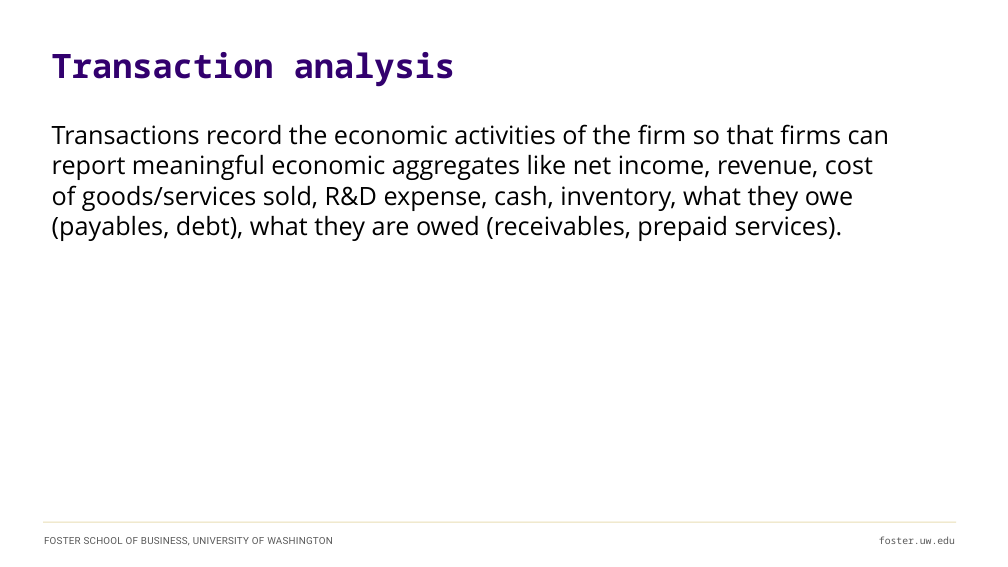
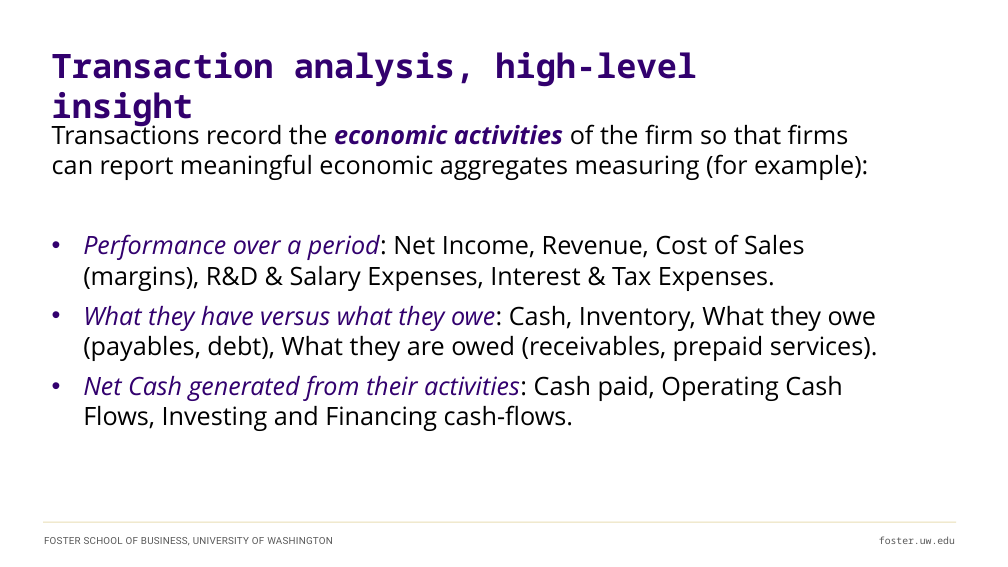
Before and after one commit to ashercurtis/slides.io, a slide deck: slide 13 of BUS AN_500/BUS AN500Class01_2026.pptx. Drawn at 1008x567 pixels with LibreOffice and Linux fonts; fonts in the diff are those of the drawing. Boxes give left, top, right and bottom in pixels: in the first picture for what was removed or moved away, otherwise in the second. Text is boxed around its words. In the diff, an @@ line names an element or a change of style, - is before the commit and + after.

Commit message:
ba500 minor slide changes

```diff
--- a/BUS AN_500/BUS AN500Class01_2026.pptx
+++ b/BUS AN_500/BUS AN500Class01_2026.pptx
@@ title at box(52, 52, 697, 128): text changed @@
-Transaction analysis
+Transaction analysis, high-level insight
@@ text at box(52, 121, 878, 431): text changed @@
-Transactions record the economic activities of the firm so that firms can report meaningful economic aggregates like net income, revenue, cost of goods/services sold, R&D expense, cash, inventory, what they owe (payables, debt), what they are owed (receivables, prepaid services).
+Transactions record the economic activities of the firm so that firms can report meaningful economic aggregates measuring (for example):
+• Performance over a period: Net Income, Revenue, Cost of Sales (margins), R&D & Salary Expenses, Interest & Tax Expenses.
+• What they have versus what they owe: Cash, Inventory, What they owe (payables, debt), What they are owed (receivables, prepaid services).
+• Net Cash generated from their activities: Cash paid, Operating Cash Flows, Investing and Financing cash-flows.
```
Also in this commit, not shown: 11 other slides changed, 9 slides added, 3 slides removed, 1 other file.
